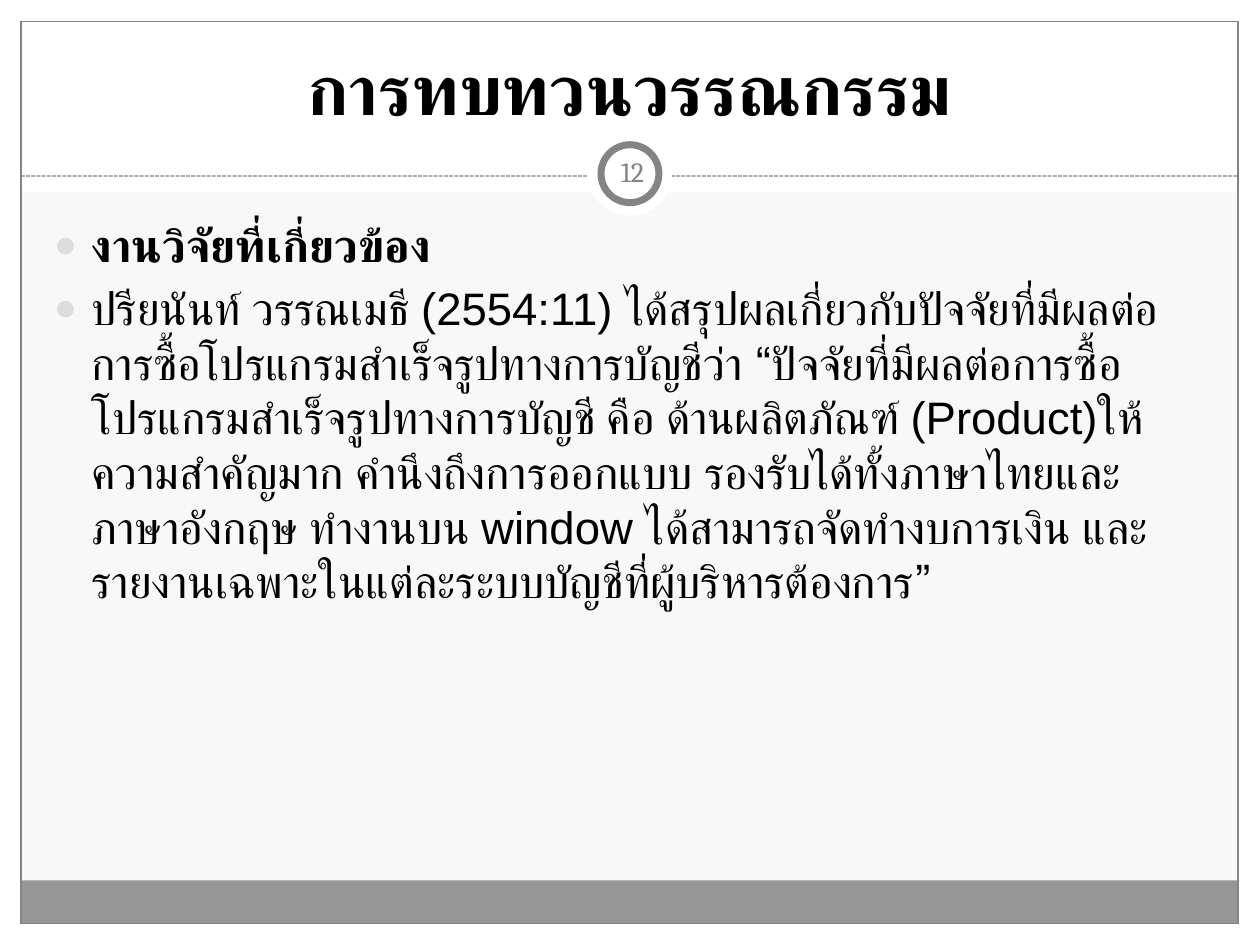
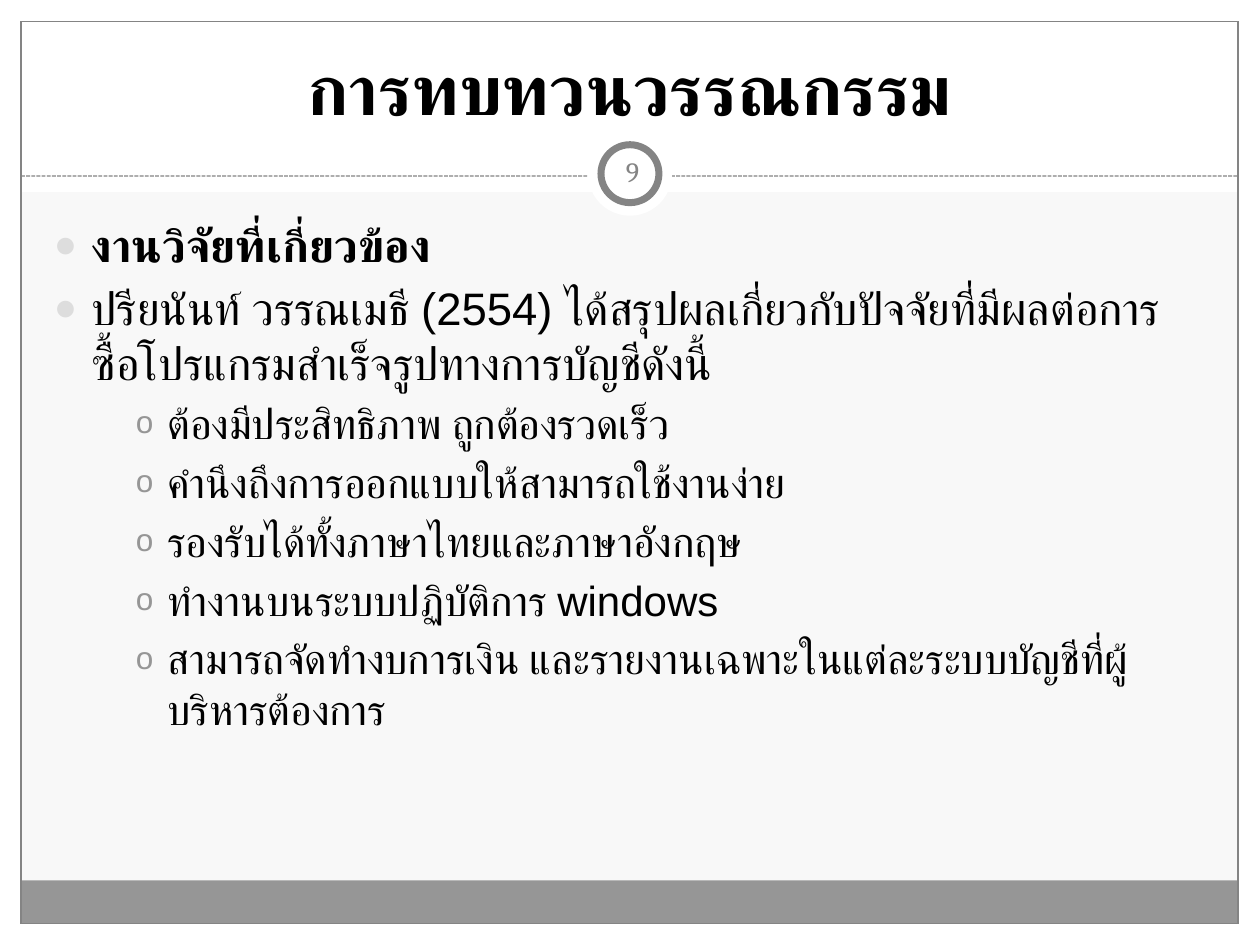
Before and after one commit to Tanandara/research, a slide deck: slide 9 of ฐานันดร์(โปรแกรมบัญชี RCIM)-Workshop (MBA).pptx (slide 12 before the commit). Drawn at 1260x945 pixels with LibreOffice and Linux fonts; fonts in the diff are those of the drawing. Boxes give left, top, right and bottom in pixels: in the first picture for what was removed or moved away, otherwise in the second. Text is boxed around its words. In the diff, an @@ line names an element or a change of style, - is before the commit and + after.

```diff
--- a/ฐานันดร์(โปรแกรมบัญชี RCIM)-Workshop (MBA).pptx
+++ b/ฐานันดร์(โปรแกรมบัญชี RCIM)-Workshop (MBA).pptx
@@ page number at box(626, 163, 639, 182): text changed @@
-12
+9
@@ text at box(92, 290, 1160, 726): text changed; size 26 to 24 pt @@
-● ปรียนันท์ วรรณเมธี (2554:11) ได้สรุปผลเกี่ยวกับปัจจัยที่มีผลต่อการซื้อโปรแกรมสำเร็จรูปทางการบัญชีว่า “ปัจจัยที่มีผลต่อการซื้อโปรแกรมสำเร็จรูปทางการบัญชี คือ ด้านผลิตภัณฑ์ (Product)ให้ความสำคัญมาก คำนึงถึงการออกแบบ รองรับได้ทั้งภาษาไทยและภาษาอังกฤษ ทำงานบน window ได้สามารถจัดทำงบการเงิน และรายงานเฉพาะในแต่ละระบบบัญชีที่ผู้บริหารต้องการ”
+● ปรียนันท์ วรรณเมธี (2554) ได้สรุปผลเกี่ยวกับปัจจัยที่มีผลต่อการซื้อโปรแกรมสำเร็จรูปทางการบัญชีดังนี้
+    o ต้องมีประสิทธิภาพ ถูกต้องรวดเร็ว
+    o คำนึงถึงการออกแบบให้สามารถใช้งานง่าย
+    o รองรับได้ทั้งภาษาไทยและภาษาอังกฤษ
+    o ทำงานบนระบบปฏิบัติการ windows
+    o สามารถจัดทำงบการเงิน และรายงานเฉพาะในแต่ละระบบบัญชีที่ผู้บริหารต้องการ
```
Also in this commit, not shown: 5 other slides changed, 9 slides removed, 1 other file.
